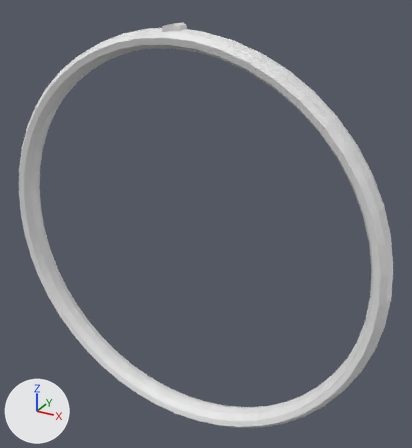
The FBX model Assets/MoonShot/Meshes/Artifacts/ArgentLoop/ArgentLoop.fbx, before and after one commit.
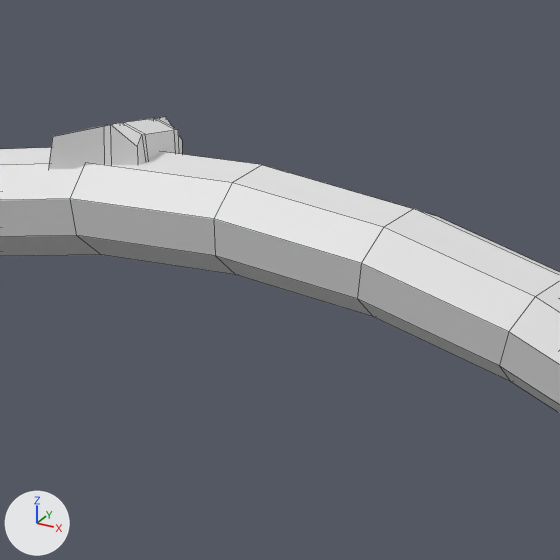
Each version is shown whole from a 50 mm camera at (63.93, -102.97, 58.99) aimed at (4.67, 4.77, 5.12), then close up on the part from 37% to 63% of the width and 0% to 24% of the height. Lighting does not change. The marker at lower left points along +X, +Y and +Z. The close-ups show mesh edges as thin lines. Where no turn or scale is listed for an object, it has been applied to the vertices.

The scene before the commit, as lines of its bpy script (objects in view):
```python
me_car = bpy.data.meshes.new('Car')
me_car.from_pydata(...)  # 128 vertices, 126 faces; spans x -2.0..2.27, y -2.54..2.54, z 45.94..49.94
# faces by material slot: [119, 7]
me_car.materials.append(mat_metal)  # white #e7e7e7
me_car.materials.append(mat_glowring)  # white #e7e7e7
me_valleycutaway = bpy.data.meshes.new('ValleyCutaway')
me_valleycutaway.from_pydata(...)  # 432 vertices, 432 faces; spans x -49.0..49.0, y -3.3..3.3, z -49.0..49.0
ob_car = bpy.data.objects.new('Car', me_car)
ob_car.location = (0.0, 0.0, 0.0)
ob_valleycutaway = bpy.data.objects.new('ValleyCutaway', me_valleycutaway)
ob_valleycutaway.location = (0.0, 0.0, 0.0)
```
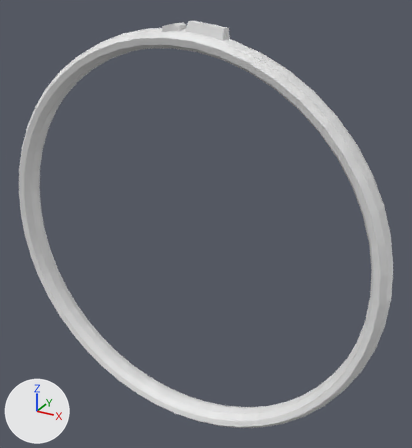
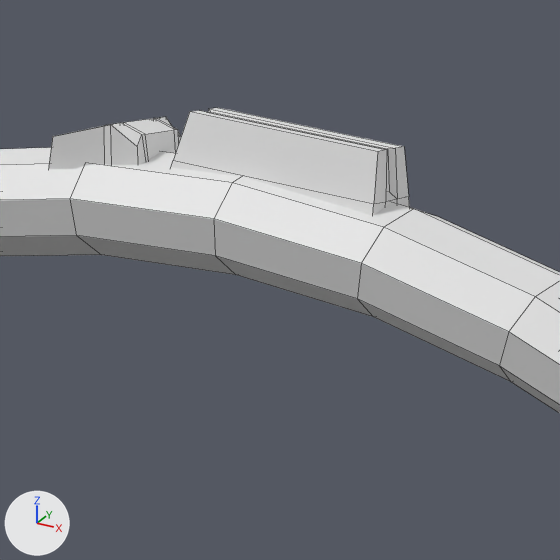
Commit message: Improved car model.

What differs and where, as boxes [x1, y1, x2, y2] in the close-ups (560 x 560 px):
'Car', reshaped: before [48, 117, 182, 169]; after [48, 108, 410, 216]
part 1 of me_car, added: after [171, 108, 410, 216]

The edits, one by one:
me_car is used by ob_car; location (0.0, 0.0, 0.0).
me_car had 128 vertices, 126 faces and spanned x -2.0..2.27, y -2.54..2.54, z 45.94..49.94.
me_car now has 200 vertices, 196 faces and spans x -2.0..11.82, y -2.54..2.54, z 44.86..50.42.
me_car part 1: a new loose piece of 72 vertices spanning x 2.88..11.82, y -1.77..1.77, z 44.86..50.42.
me_car now uses material mat_stone (white #e7e7e7).
